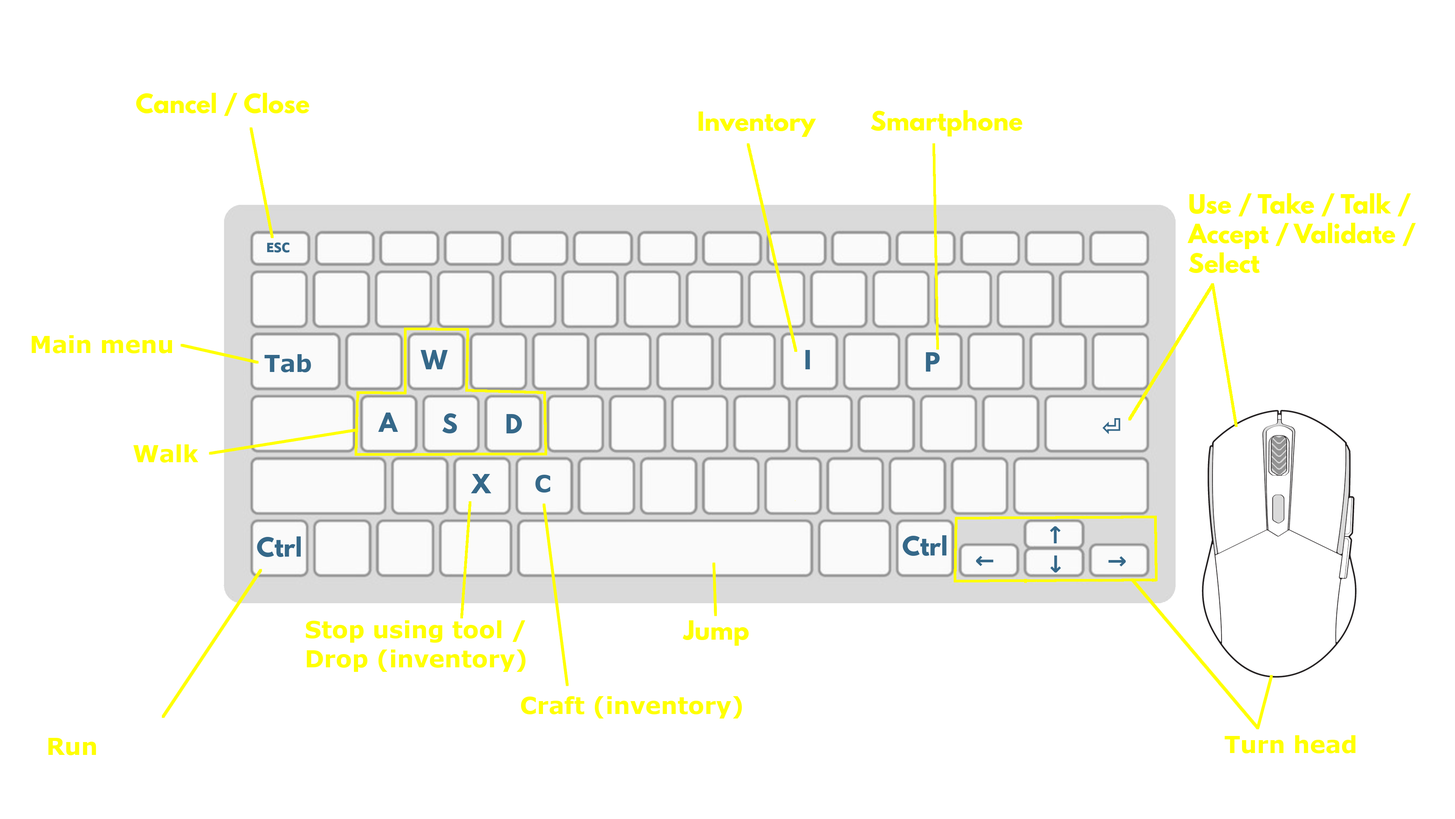
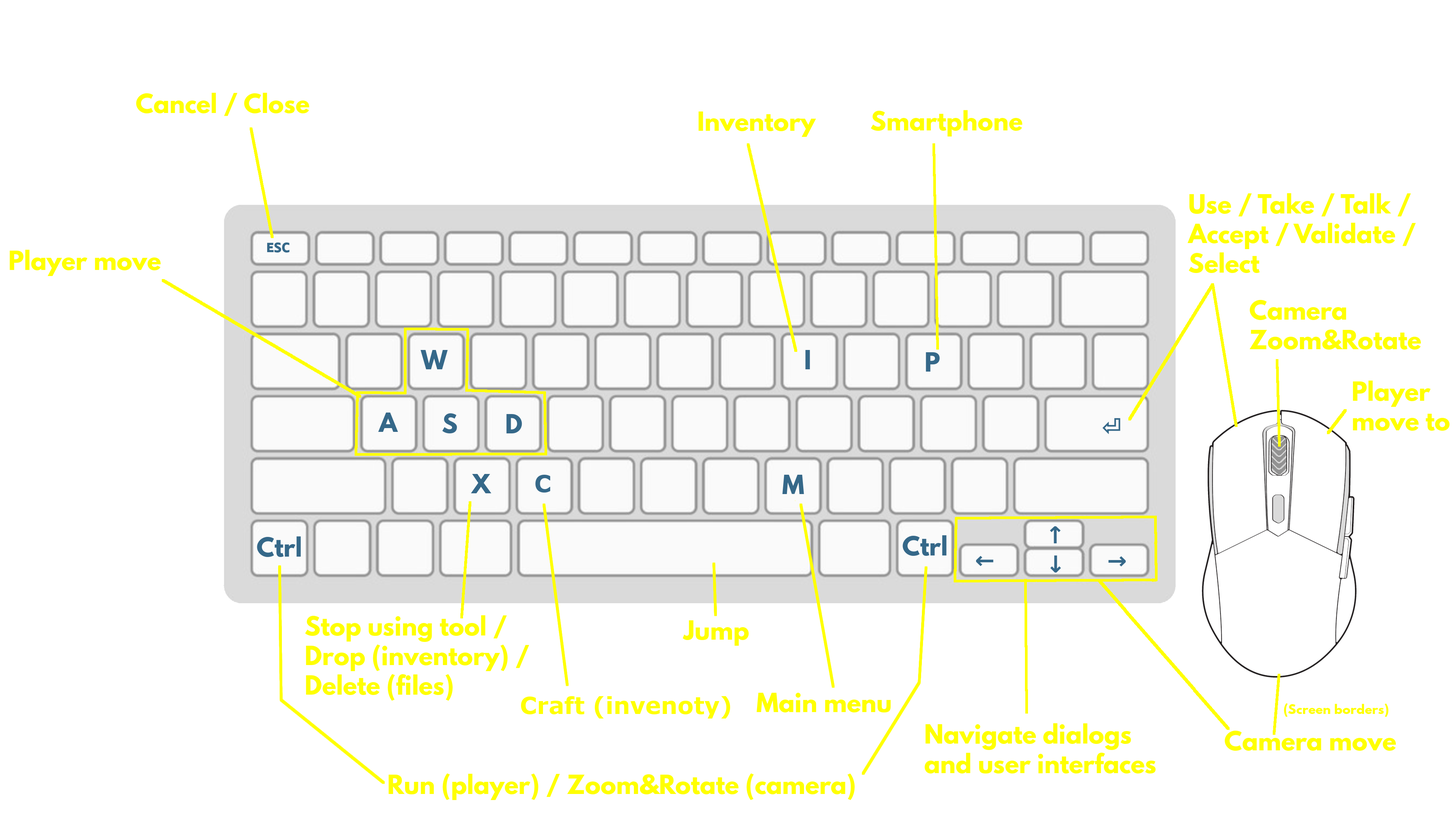
The second 1455×819 image is a revision of the first. Changes to its layers:
removed layer "Tab" from group "keys" over bbox(264, 353, 312, 373)
showed "M" over bbox(782, 474, 805, 494)
showed "Player ..." over bbox(1353, 380, 1451, 431)
renamed "Craft (inventory)" to "Craft (invenoty)", painted on it over bbox(678, 695, 743, 719)
painted on "Stop using tool / ..." over bbox(305, 614, 530, 701)
renamed "Run" to "Run (player) / Zoom&Rotate (ca...", painted on it over bbox(48, 737, 856, 800)
removed layer "Main menu #1" from group "en" over bbox(31, 335, 173, 354)
renamed "Walk" to "Player move", painted on it over bbox(9, 249, 199, 463)
showed "Navigate dialogs ..." over bbox(924, 722, 1156, 774)
showed "Main menu" over bbox(756, 692, 892, 713)
showed "(Screen borders)" over bbox(1284, 702, 1390, 717)
renamed "Turn head" to "Camera move", painted on it over bbox(1224, 730, 1397, 754)
showed "Camera ..." over bbox(1249, 299, 1422, 350)
painted on "drawings" over bbox(161, 278, 1347, 784)
